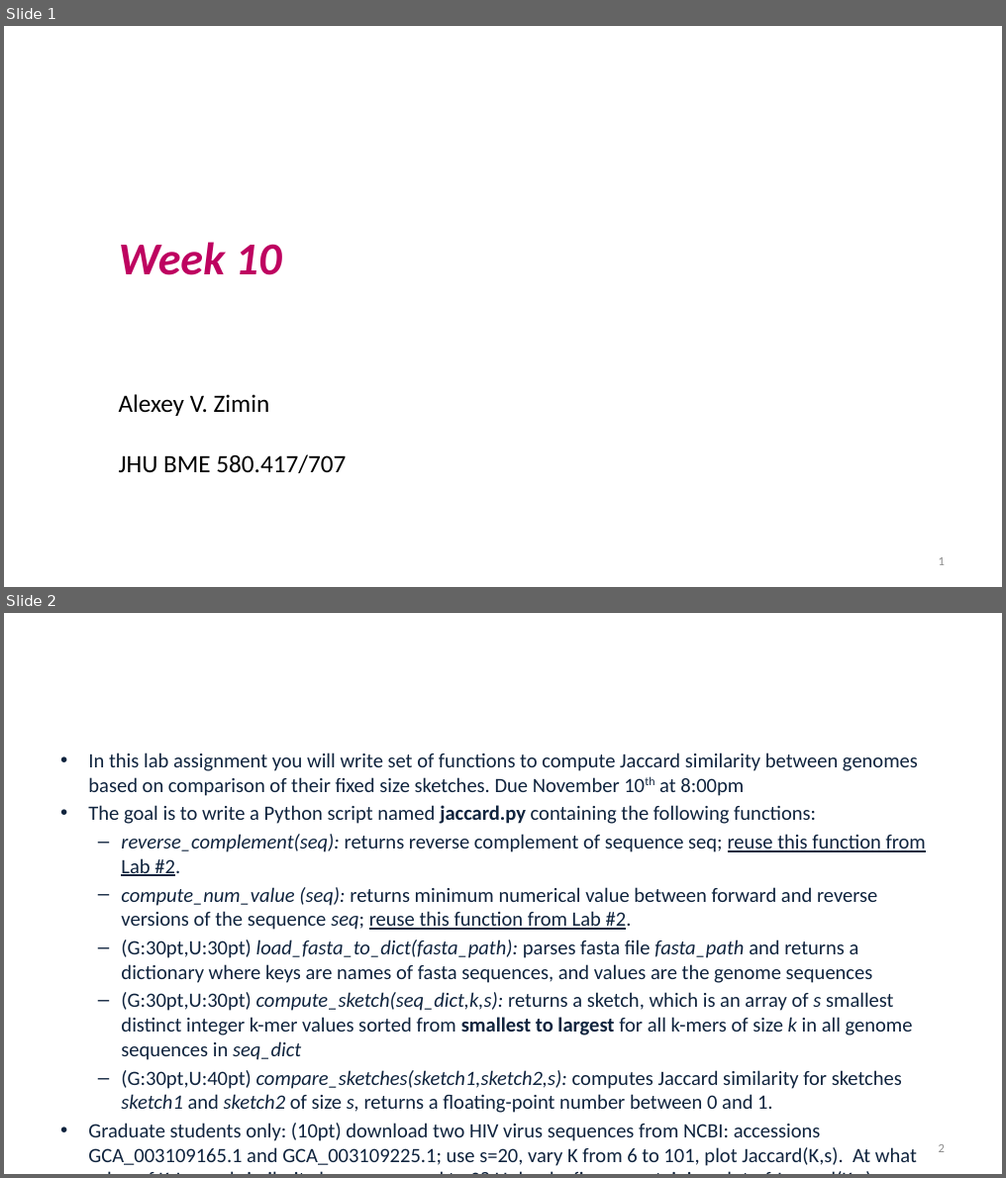
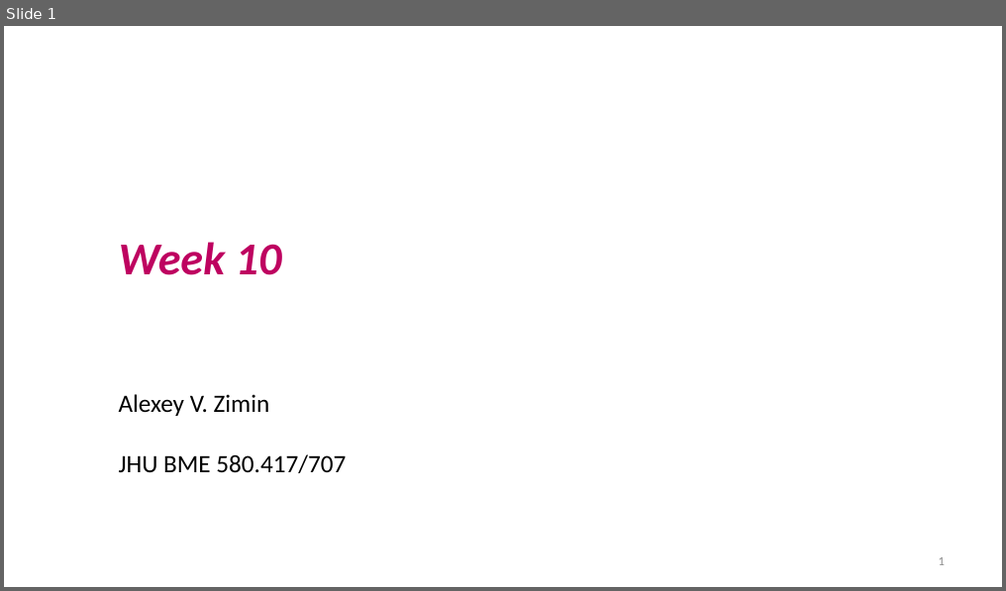
Before and after one commit to alekseyzimin/BME-Algorithms-for-Analysis-of-Genomic-Data, a slide deck: Lectures/Week 10 -- Evaluation of Transcript assemblies.pptx. Shown one above the other, each under a label of ours: slides 1 and 2 before the commit, slide 1 after it. The pictures are 1006x1178 and 1006x591 pixels, drawn with LibreOffice and Linux fonts; fonts in the diff are those of the drawing; background and template pictures are left out. Boxes give left, top, right and bottom in pixels: in the first picture for what was removed or moved away, otherwise in the second. Text is boxed around its words. In the diff, an @@ line names an element or a change of style, - is before the commit and + after.

```diff
--- a/Lectures/Week 10 -- Evaluation of Transcript assemblies.pptx
+++ b/Lectures/Week 10 -- Evaluation of Transcript assemblies.pptx
@@ slide 2 removed at bbox=[4, 613, 1002, 1174], background picture (left out) @@
@@ title removed at bbox=[53, 668, 951, 706] @@
-Lab #5: Jaccard similarity
@@ text removed at bbox=[88, 753, 926, 1166] @@
-• In this lab assignment you will write set of functions to compute Jaccard similarity between genomes based on comparison of their fixed size sketches. Due November 10th at 8:00pm
-• The goal is to write a Python script named jaccard.py containing the following functions:
-  – reverse_complement(seq): returns reverse complement of sequence seq; reuse this function from Lab #2.
-  – compute_num_value (seq): returns minimum numerical value between forward and reverse versions of the sequence seq; reuse this function from Lab #2.
-  – (G:30pt,U:30pt) load_fasta_to_dict(fasta_path): parses fasta file fasta_path and returns a dictionary where keys are names of fasta sequences, and values are the genome sequences
-  – (G:30pt,U:30pt) compute_sketch(seq_dict,k,s): returns a sketch, which is an array of s smallest distinct integer k-mer values sorted from smallest to largest for all k-mers of size k in all genome sequences in seq_dict
-  – (G:30pt,U:40pt) compare_sketches(sketch1,sketch2,s): computes Jaccard similarity for sketches sketch1 and sketch2 of size s, returns a floating-point number between 0 and 1.
-• Graduate students only: (10pt) download two HIV virus sequences from NCBI: accessions GCA_003109165.1 and GCA_003109225.1; use s=20, vary K from 6 to 101, plot Jaccard(K,s). At what value of K Jaccard similarity becomes equal to 0? Upload a figure containing plot of Jaccard(K,s) as function of K. Add a box with value of K’ where Jaccard (K’,20)==0
@@ page number removed at bbox=[939, 1145, 944, 1153] @@
-2
```
Also in this commit, not shown: 2 slides changed, 1 other slide removed, 1 other file.
